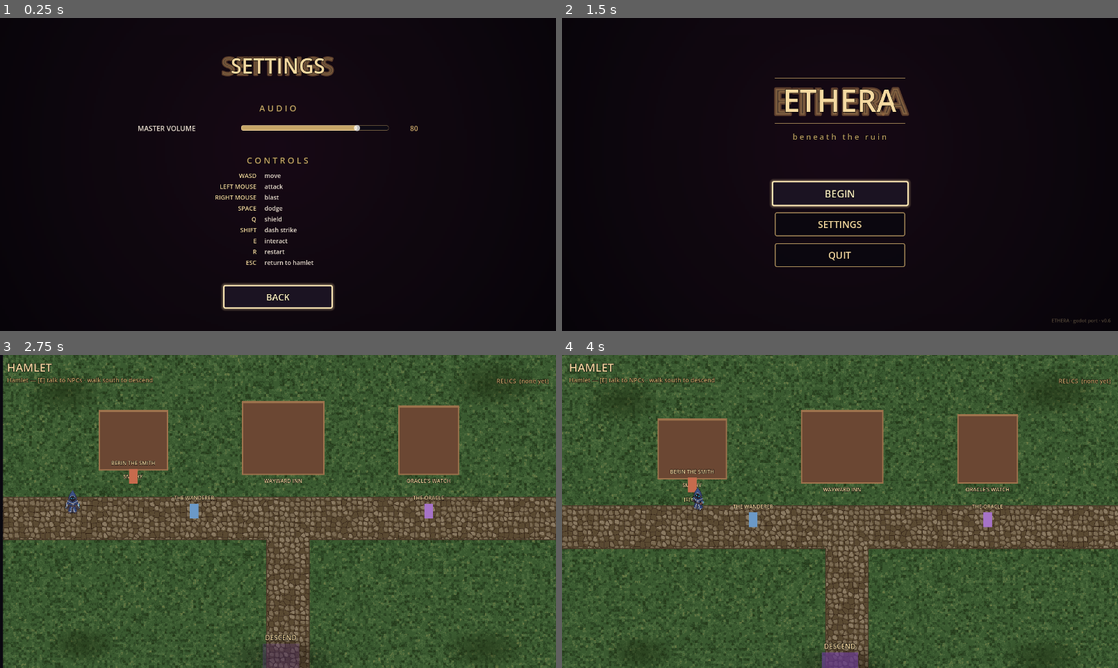
Above: before the commit, frames 1-4 (two rows, left to right).
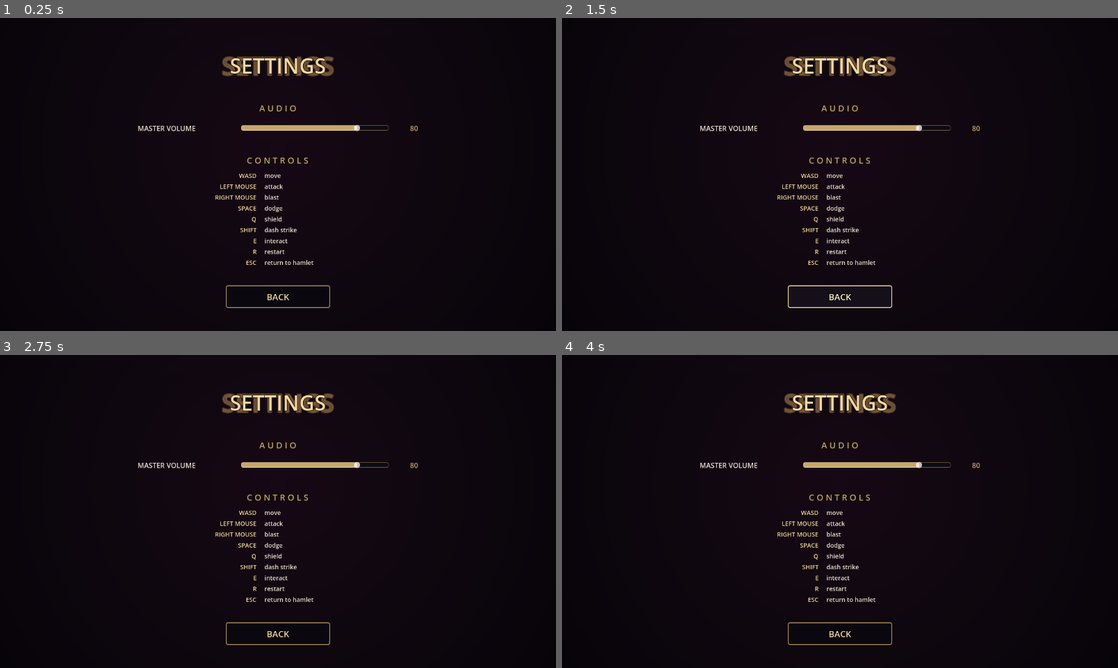
Above: after the commit, the same moments.

Repository: alitaghva1/ethera
Game: Godot game, scene res://scenes/settings_screen.tscn
The game is run twice, just before and just after one commit, with the same random seed, the same clock (stepped at 60 frames per second) and the same inputs. This scene is started directly instead of the project's main scene.
Inputs (mouse positions are in pixels of both pictures, inside the frame that each line leads up to):
- Up to frame 1 (0.25 s): no input
- Up to frame 2 (1.5 s): move the mouse to (962, 158) at 0.52 s; press the mouse at (962, 158) at 0.53 s; hold D (move_right) 0.53-1.25 s; release the mouse at (962, 158) at 1.25 s; click "BACK" at 1.25 s
- Up to frame 3 (2.75 s): click (278, 530) at 2 s, where only the run before the commit has a clickable "BEGIN"
- Up to frame 4 (4 s): drag from (728, 527) to (990, 517) at 2.77 s; move the mouse to (895, 442) at 3.52 s; hold D (move_right) from 3.53 s (still down); tap Shift (dash_strike) at 3.6 s

The runs differ from the first frame. In frame 1, 0.8% of the frame differs, in the area x 39-61%, y 12-94%; in frame 2, 5.5%; in frame 3, 99%; in frame 4, 100%, in the area x 0-100%, y 0-100%.
Error after the commit: Parse Error: Identifier "SaveSystem" not declared in the current scope. (res://scripts/settings_screen.gd:82)

Commit message:
feat(godot iter-9b): save / load system + persisted master volume
Parallel-agent work. GameState was in-memory only — owned relics +
settings evaporated on quit. Now persisted to `user://ethera_save.json`.

scripts/save_system.gd (NEW autoload):
  • On _ready: try-load the save file. If it exists + parses, call
    GameState.load_from_dict(d). If not, no-op (defaults apply).
  • Auto-save on NOTIFICATION_WM_CLOSE_REQUEST (quit hook).
  • Public API: save_now() / load_now() / has_save() / clear_save()
  • Atomic write — to .tmp then DirAccess.rename, with direct-write
    fallback for the Windows lock case
  • Corrupt-file handling: malformed JSON → rename to .json.corrupt
    + push_warning + continue with defaults

scripts/game_state.gd:
  • +master_volume: float = 0.7 — read by settings, written on slider
    change, applied by Audio.set_master_volume
  • +save_to_dict() / load_from_dict(d) — explicit type coercion
    (JSON returns floats for ints; rebuilds Array[String] one-by-one)

Save schema:
  { "save_version": 1, "owned_relics": [...], "session_kills": int,
    "dungeon_runs": int, "last_run_kills": int, "master_volume": float }

scripts/settings_screen.gd:
  • _ready seeds slider from GameState.master_volume via
    set_value_no_signal (avoids triggering a save on open)
  • _on_volume_changed writes GameState.master_volume + calls
    SaveSystem.save_now() so settings persist live

Forward-compat: missing keys in older saves fall back to defaults.
Backward-compat: a save_version field exists for future schema migration.

SaveSystem autoload registration lands in iter-9e (integration), after
GameState in project.godot so GameState exists when SaveSystem hydrates it.

Co-Authored-By: Claude Opus 4.7 (1M context) <noreply@anthropic.com>

Diff:
--- a/slime-depths-godot/scripts/game_state.gd
+++ b/slime-depths-godot/scripts/game_state.gd
@@ -83,6 +83,51 @@
 
 var owned_relics: Array[String] = []
 
+# ── Persisted settings ───────────────────────────────────────────────
+# Master audio volume in linear 0..1 space. Source-of-truth for the
+# settings slider; the slider seeds itself from this value on open and
+# writes back through SaveSystem on change. Audio.set_master_volume()
+# is the consumer (converts to dB for the Master bus).
+var master_volume: float = 0.7
+
+# ── Save / load serialization ────────────────────────────────────────
+# Round-tripped through SaveSystem (user://ethera_save.json). Versioned
+# so future schema changes can be migrated rather than dropped. Keep
+# this dict flat — JSON tolerates nesting fine, but a flat shape is
+# easiest to diff in a text editor when debugging save files.
+func save_to_dict() -> Dictionary:
+	return {
+		"save_version": 1,
+		"owned_relics": owned_relics,
+		"session_kills": session_kills,
+		"dungeon_runs": dungeon_runs,
+		"last_run_kills": last_run_kills,
+		"master_volume": master_volume,
+	}
+
+# Tolerant loader: every field has a default, missing keys are ignored,
+# wrong-type values fall back to defaults. This is the forward-compat
+# contract for older save files (e.g. a v0 file with no master_volume
+# still loads, just keeps the default volume). JSON round-trips ints
+# as floats, so we coerce numeric fields back to int explicitly.
+func load_from_dict(d: Dictionary) -> void:
+	session_kills = int(d.get("session_kills", 0))
+	dungeon_runs = int(d.get("dungeon_runs", 0))
+	last_run_kills = int(d.get("last_run_kills", 0))
+	master_volume = clampf(float(d.get("master_volume", 0.7)), 0.0, 1.0)
+
+	# Array[String] needs a fresh typed array — JSON returns a plain
+	# Array (no element typing) so we rebuild element-by-element and
+	# skip anything that isn't actually a string. Defensive against a
+	# user hand-editing the save file and putting garbage in here.
+	var loaded_relics: Variant = d.get("owned_relics", [])
+	var fresh: Array[String] = []
+	if loaded_relics is Array:
+		for rid in loaded_relics:
+			if rid is String:
+				fresh.append(rid)
+	owned_relics = fresh
+
 # ── Session API ──────────────────────────────────────────────────────
 func start_dungeon_run() -> void:
 	dungeon_runs += 1
--- /dev/null
+++ b/slime-depths-godot/scripts/save_system.gd
@@ -0,0 +1,134 @@
+# SaveSystem — autoload singleton that persists GameState across runs.
+#
+# Strategy:
+#   • One JSON file at user://ethera_save.json (text, debuggable, survives
+#     Godot version upgrades better than binary `var_to_bytes` blobs).
+#   • On _ready: try to load the save file. If present + parses, hydrate
+#     GameState via GameState.load_from_dict(). If absent → silent no-op
+#     (first run). If corrupt → rename to .json.corrupt and continue with
+#     defaults so we don't keep failing on the same bad file forever.
+#   • On quit: catch NOTIFICATION_WM_CLOSE_REQUEST and save before exit.
+#     Also exposes save_now() for opportunistic saves (volume change,
+#     relic pickup, etc.).
+#
+# Atomic write: write to .tmp first, then rename. If a crash happens
+# mid-write, the real save file is untouched and we lose at most the
+# in-flight change. If rename fails (Windows holds the destination open
+# occasionally), we fall back to a direct write so the player doesn't
+# silently lose progress.
+#
+# AutoLoad order: must register AFTER GameState (so GameState exists
+# when SaveSystem._ready() tries to populate it via load_from_dict).
+extends Node
+
+const SAVE_PATH: String = "user://ethera_save.json"
+const SAVE_TMP_PATH: String = "user://ethera_save.json.tmp"
+const SAVE_CORRUPT_PATH: String = "user://ethera_save.json.corrupt"
+
+func _ready() -> void:
+	# Intercept the window-close so we get a save pass before exit.
+	# auto_accept_quit stays true (the OS still closes the window) —
+	# NOTIFICATION_WM_CLOSE_REQUEST fires before quit on every Godot
+	# desktop platform we ship to.
+	get_tree().auto_accept_quit = true
+	load_now()
+
+func _notification(what: int) -> void:
+	# Catch both the window-close path (WM_CLOSE_REQUEST) and the
+	# generic "the app is about to quit" path (WM_GO_BACK_REQUEST on
+	# Android, NOTIFICATION_EXIT_TREE on autoloads when the tree tears
+	# down). Either way: flush state to disk before the process exits.
+	if what == NOTIFICATION_WM_CLOSE_REQUEST or what == NOTIFICATION_WM_GO_BACK_REQUEST:
+		save_now()
+
+# ── Public API ────────────────────────────────────────────────────────
+
+# Write the current GameState snapshot to disk. Safe to call mid-game
+# (e.g. on relic pickup or settings change) — uses a .tmp + rename
+# for crash-safety. Push_warning + direct-write fallback if rename fails.
+func save_now() -> void:
+	var data: Dictionary = GameState.save_to_dict()
+	var json_text: String = JSON.stringify(data, "\t")
+
+	# Try the atomic path first: write .tmp, then rename over the real
+	# save file. This keeps the on-disk file consistent even if the
+	# process dies mid-write.
+	var tmp_file: FileAccess = FileAccess.open(SAVE_TMP_PATH, FileAccess.WRITE)
+	if tmp_file == null:
+		# Couldn't even open the .tmp — fall through to direct write.
+		_write_direct(json_text)
+		return
+	tmp_file.store_string(json_text)
+	tmp_file.close()
+
+	var dir: DirAccess = DirAccess.open("user://")
+	if dir == null:
+		_write_direct(json_text)
+		return
+	var rename_err: int = dir.rename(SAVE_TMP_PATH, SAVE_PATH)
+	if rename_err != OK:
+		# Some platforms (Windows) lock the destination if another
+		# handle has it open. Fall back to overwriting in place.
+		push_warning("SaveSystem: atomic rename failed (err %d) — falling back to direct write" % rename_err)
+		_write_direct(json_text)
+		# Clean up the orphan .tmp; non-fatal if removal fails.
+		if dir.file_exists(SAVE_TMP_PATH):
+			dir.remove(SAVE_TMP_PATH)
+
+# Direct-write fallback used when the atomic path can't complete.
+func _write_direct(json_text: String) -> void:
+	var f: FileAccess = FileAccess.open(SAVE_PATH, FileAccess.WRITE)
+	if f == null:
+		push_warning("SaveSystem: failed to open '%s' for write" % SAVE_PATH)
+		return
+	f.store_string(json_text)
+	f.close()
+
+# Load the save file (if present) into GameState. Returns true if a
+# valid file existed and was applied; false on first run or corruption.
+func load_now() -> bool:
+	if not has_save():
+		return false
+	var f: FileAccess = FileAccess.open(SAVE_PATH, FileAccess.READ)
+	if f == null:
+		push_warning("SaveSystem: could not open '%s' for read" % SAVE_PATH)
+		return false
+	var text: String = f.get_as_text()
+	f.close()
+
+	# JSON.parse_string returns Variant — explicit typing keeps the
+	# Godot 4.6 strict-mode parser happy and forces the `is Dictionary`
+	# guard so a malformed file doesn't crash GameState.
+	var parsed: Variant = JSON.parse_string(text)
+	if not (parsed is Dictionary):
+		push_warning("SaveSystem: '%s' is not valid JSON — renaming to .corrupt and using defaults" % SAVE_PATH)
+		_quarantine_corrupt()
+		return false
+
+	var d: Dictionary = parsed
+	GameState.load_from_dict(d)
+	return true
+
+func has_save() -> bool:
+	return FileAccess.file_exists(SAVE_PATH)
+
+# Debug helper: delete the save file. Called from the dev console
+# when testing first-run flow without rebuilding.
+func clear_save() -> void:
+	if not has_save():
+		return
+	var dir: DirAccess = DirAccess.open("user://")
+	if dir == null:
+		return
+	dir.remove(SAVE_PATH)
+
+# Move a corrupt save file aside so we don't keep failing on it every
+# launch. Overwrites any prior quarantine — only the most recent bad
+# file is retained.
+func _quarantine_corrupt() -> void:
+	var dir: DirAccess = DirAccess.open("user://")
+	if dir == null:
+		return
+	if dir.file_exists(SAVE_CORRUPT_PATH):
+		dir.remove(SAVE_CORRUPT_PATH)
+	dir.rename(SAVE_PATH, SAVE_CORRUPT_PATH)
--- a/slime-depths-godot/scripts/settings_screen.gd
+++ b/slime-depths-godot/scripts/settings_screen.gd
@@ -30,6 +30,12 @@
 var _title_tween: Tween
 
 func _ready() -> void:
+	# Seed the slider from the persisted GameState value BEFORE wiring
+	# the value_changed signal — otherwise this initial set fires the
+	# handler and triggers a redundant save on screen open.
+	# master_volume is in linear 0..1 space; slider is 0..100.
+	volume_slider.set_value_no_signal(GameState.master_volume * 100.0)
+
 	back_button.pressed.connect(_on_back_pressed)
 	volume_slider.value_changed.connect(_on_volume_changed)
 
@@ -66,7 +72,14 @@
 	volume_value.text = str(int(value))
 	# 0..100 linear slider → 0..1 linear → dB via Audio autoload helper.
 	# linear_to_db clamps to a usable range; mute below threshold.
-	Audio.set_master_volume(value / 100.0)
+	var linear: float = value / 100.0
+	Audio.set_master_volume(linear)
+	# Persist immediately so volume survives a quit. Slider drag fires
+	# value_changed continuously, but SaveSystem.save_now() is cheap
+	# (small JSON, .tmp + rename) so flushing on every tick is fine
+	# for our save-file size. If save cost ever balloons, debounce here.
+	GameState.master_volume = linear
+	SaveSystem.save_now()
 
 func _on_back_pressed() -> void:
 	get_tree().change_scene_to_file(MAIN_MENU_SCENE_PATH)
